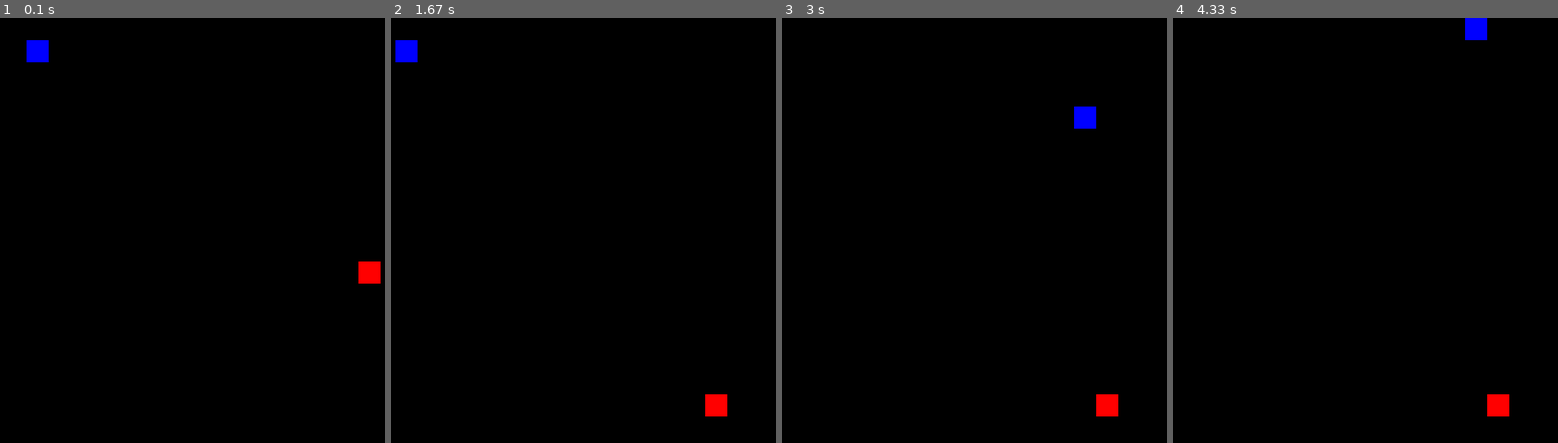
Above: before the commit, frames 1-4 (left to right).
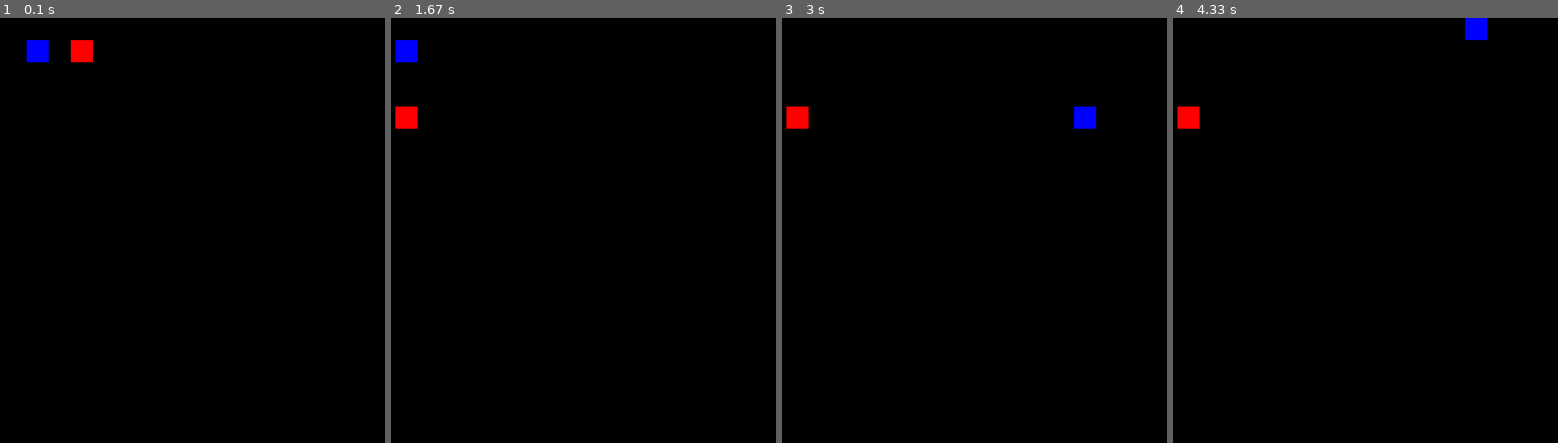
Above: after the commit, the same moments.

Repository: IAya-py/pygame-games
Game: pygame game, started from game.py
Two runs of this game, one before a commit and one after it. Both use one fixed random seed, a clock stepped at 60 frames per second and the inputs below.
Inputs:
- Up to frame 1 (0.1 s): no input
- Up to frame 2 (1.67 s): tap A at 0.33 s; hold Right 0.67-1.13 s; hold Up 1.17-1.63 s
- Up to frame 3 (3 s): hold Left 2.17-2.7 s; hold Down from 2.73 s (still down)
- Up to frame 4 (4.33 s): release Down at 3.03 s; hold Left 3.07-3.47 s; hold Up 3.5-3.87 s; hold Right from 3.9 s (still down)

The runs differ from the first frame. In frame 1, 0.6% of the frame differs, in the area x 18-99%, y 5-63%; in frame 2, 0.6%; in frame 3, 0.6%; in frame 4, 0.6%.

Commit message:
Food now doesnt generate on the snake

Diff:
--- a/food.py
+++ b/food.py
@@ -3,6 +3,13 @@
 import random
 
 class Food:
-    def __init__(self):
+    def __init__(self, snake):
+        self.randomize(snake)
+
+    def randomize(self, snake):
         self.x = random.randint(0, 19) * 30
         self.y = random.randint(0, 19) * 30
+
+        for piece in snake.pieces:
+            if [self.x, self.y] == piece:
+                self.randomize(snake)
--- a/game.py
+++ b/game.py
@@ -20,7 +20,7 @@
 clock = pygame.time.Clock()
 
 snake = Snake(screen, 50, 50)
-food = Food()
+food = Food(snake)
 
 running = True
 
@@ -59,14 +59,11 @@
 
     if hx < 0 or hy < 0 or hx > HEIGHT-1 or hy > WIDTH-1 or (len([p for p in snake.pieces if p == [hx, hy]])) > 1:
         snake.reset()
-        food = Food()
+        food = Food(snake)
 
     if hx == food.x and hy == food.y:
-        food = Food()
+        food = Food(snake)
         snake.add()
-
-    #if(screen.get_at((50, 50)) == BLUE):
-    #    print('aa')
 
     screen.fill(BLACK)
     pygame.draw.rect(screen, RED, (food.x, food.y, 30, 30))
@@ -86,5 +83,4 @@
 
     print(detector.matrix)
 
-
 pygame.quit()
--- a/gridDetector.py
+++ b/gridDetector.py
@@ -10,10 +10,3 @@
 
     def makeZero(self):
         self.matrix = [[0] * self.CELL_SIZE_X for i1 in range(self.CELL_SIZE_Y) ]
-
-
-'''
-d1 = Detector(600, 600, 30)
-d1.matrix[1][1] = 3
-print(d1.matrix)
-'''
